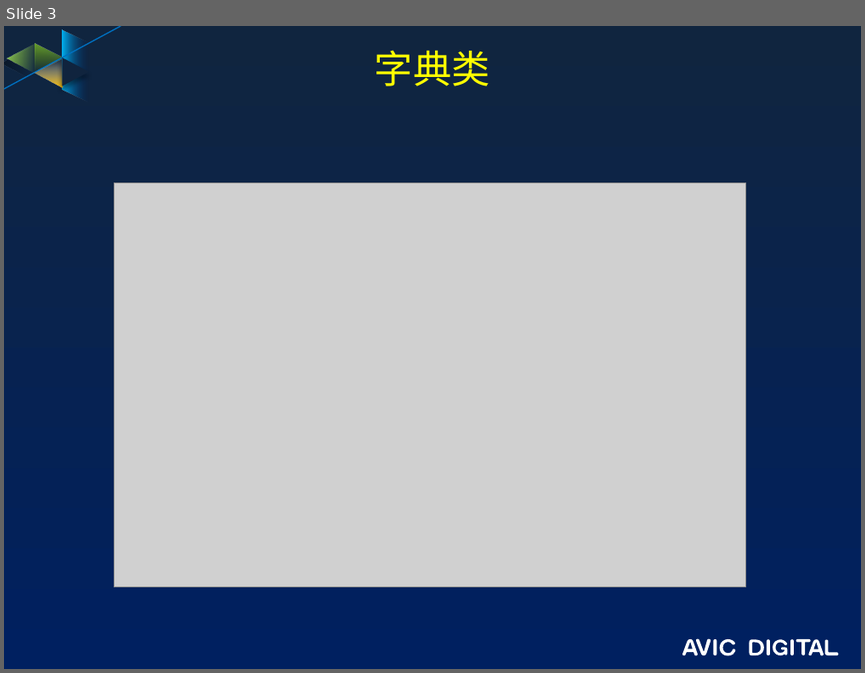
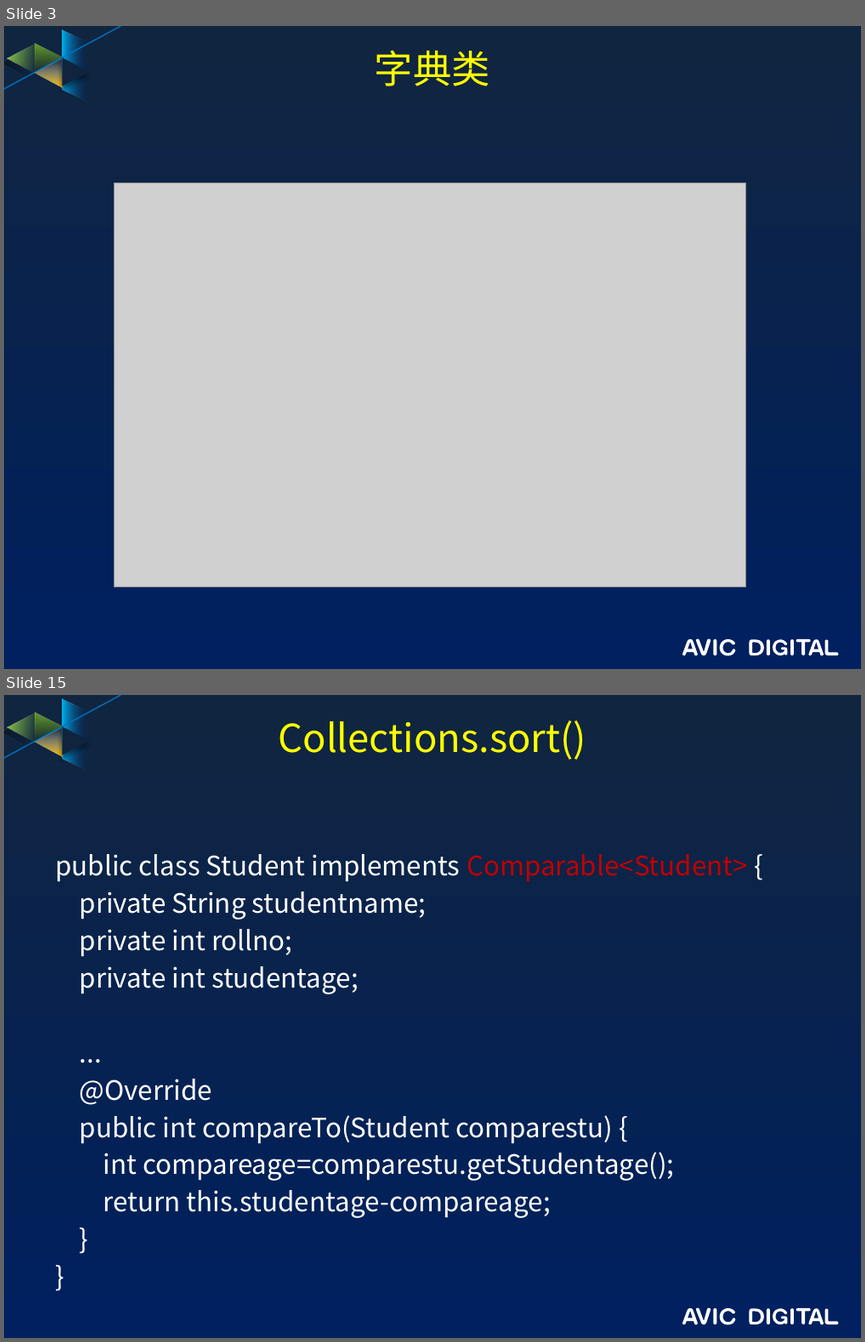
Before and after one commit to guofengzh/java-way, a slide deck: java/docs/08-java-集合类.pptx. Shown one above the other, each under a label of ours: slide 3 before the commit, slides 3 and 15 after it; the slides between them are not shown. The pictures are 865x673 and 865x1342 pixels, drawn with LibreOffice and Linux fonts; fonts in the diff are those of the drawing; grey boxes stand for pictures; background and template pictures are left out. Boxes give left, top, right and bottom in pixels: in the first picture for what was removed or moved away, otherwise in the second. Text is boxed around its words. In the diff, an @@ line names an element or a change of style, - is before the commit and + after.

```diff
--- a/java/docs/08-java-集合类.pptx
+++ b/java/docs/08-java-集合类.pptx
@@ slide 15 added at box(4, 695, 861, 1338), background gradient #10253F to #002060; not listed: 17 template elements that a slide beside it also shows @@
@@ title added at box(279, 721, 587, 760), 32.4 pt, text #FFFF00 @@
+Collections.sort()
@@ text added at box(55, 854, 748, 1218), 22.4 pt, text #FFFFFF @@
+public class Student implements Comparable<Student> {
+private String studentname;
+private int rollno;
+private int studentage;
+...
+@Override
+public int compareTo(Student comparestu) {
+int compareage=comparestu.getStudentage();
+return this.studentage-compareage;
+}
+}
```
Also in this commit, not shown: 12 other slides added, 1 slide removed.
